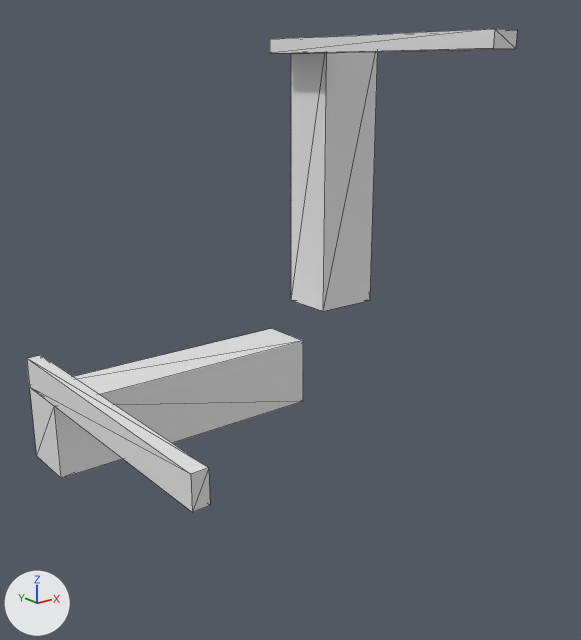
The OBJ model Data/bmc/tiles_structure/t_176.obj, before and after one commit.
One viewpoint serves both versions: a 50 mm lens placed at (-0.935, -1.229, 0.45), pointed at (0.013, -0.045, -0.024). Every picture has the same lights, and +X, +Y and +Z are marked at lower left. Mesh edges are drawn as thin lines. Where no turn or scale is listed for an object, it has been applied to the vertices.

The first picture shows 't_176'.
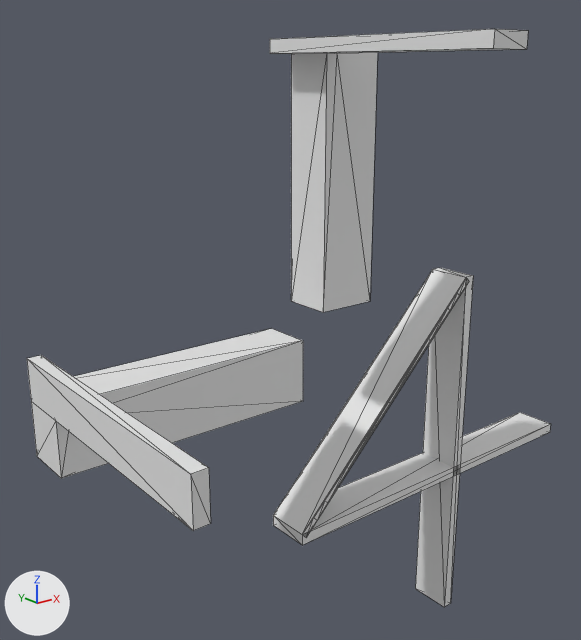
Boxes (x1, y1, x2, y2) around the edits, measured in the pictures (581 x 640 px; the box of a moved part takes in the faces that stretch with it):
't_176', reshaped (7% wider, 20% taller)
    before: (27, 29, 517, 512)
    after: (27, 29, 551, 607)
part 1 of me_t_176, added
    after: (273, 268, 551, 607)
part 2 of me_t_176, moved or reshaped
    before: (27, 29, 517, 512)
    after: (27, 29, 528, 531)

The edits, one by one:
me_t_176 is used by ob_t_176; location (0.0, 0.0, 0.0).
me_t_176 had 30 vertices, 48 faces and spanned x -0.5..0.175, y -0.5..0.0, z -0.175..0.5.
me_t_176 now has 128 vertices, 244 faces and spans x -0.5..0.875, y -0.5..0.0, z -0.875..0.5.
me_t_176 part 1: a new loose piece of 92 vertices spanning x 0.0..0.875, y -0.1..0.0, z -0.875..0.0.
Part 2, on me_t_176:
11 vertices are removed from x -0.5..0.175, y -0.5..0.0, z -0.05..0.5.
41 faces are deleted.
1 vertex moves from x -0.5, y -0.5, z -0.05 to x -0.475, y -0.5, z -0.075.
17 vertices are added at x -0.5..0.175, y -0.5..0.0, z -0.075..0.5.
57 new faces join them.
